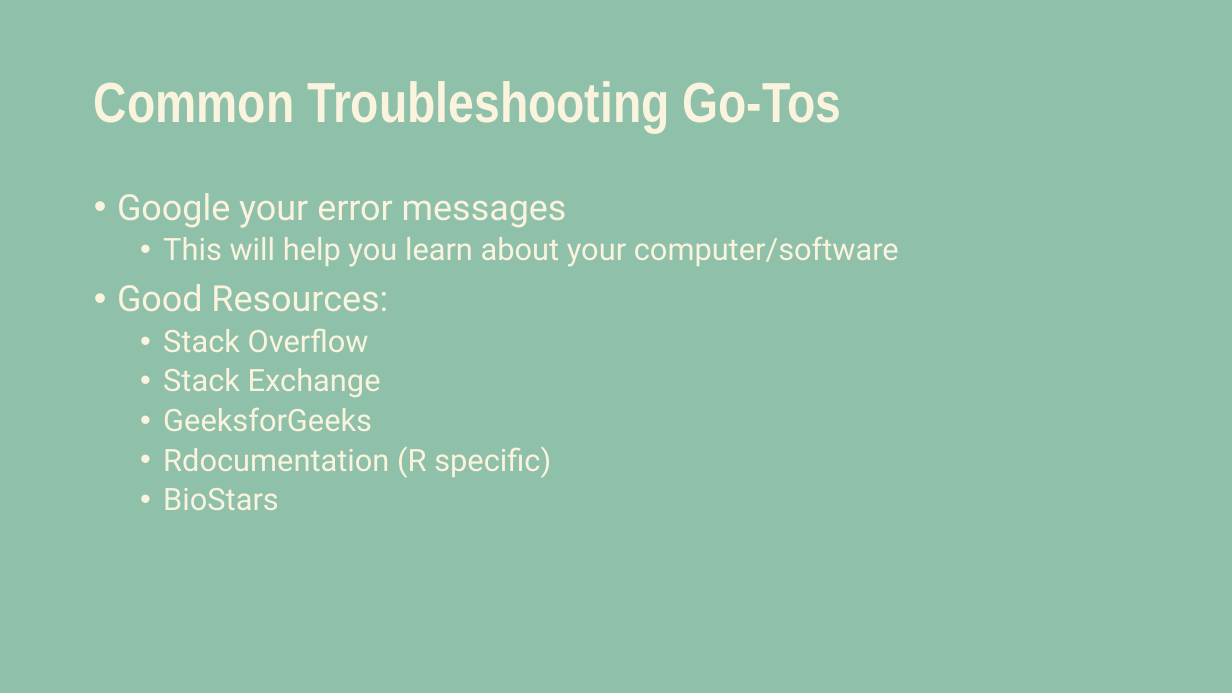
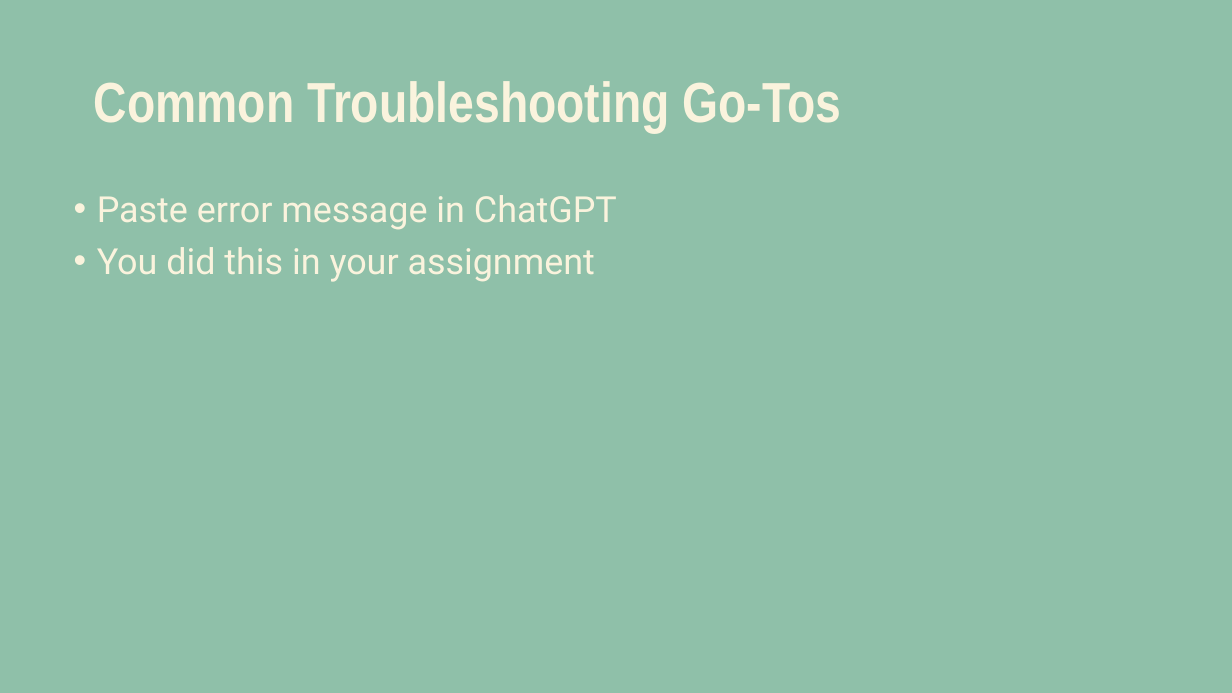
Before and after one commit to xelanola/CM515-course-2025, a slide deck: slide 24 of modules/03_Files_and_Folders/SP25-computationalCMB-FilesAndFolders-Eliud.pptx. Drawn at 1232x693 pixels with LibreOffice and Linux fonts; fonts in the diff are those of the drawing. Boxes give left, top, right and bottom in pixels: in the first picture for what was removed or moved away, otherwise in the second. Text is boxed around its words. In the diff, an @@ line names an element or a change of style, - is before the commit and + after.

Commit message:
updated powerpoint

```diff
--- a/modules/03_Files_and_Folders/SP25-computationalCMB-FilesAndFolders-Eliud.pptx
+++ b/modules/03_Files_and_Folders/SP25-computationalCMB-FilesAndFolders-Eliud.pptx
@@ text at (97,195,617,282): text changed; size 24 to 28 pt @@
-• Google your error messages
-  • This will help you learn about your computer/software
-• Good Resources:
-  • Stack Overflow
-  • Stack Exchange
-  • GeeksforGeeks
-  • Rdocumentation (R specific)
-  • BioStars
+• Paste error message in ChatGPT
+• You did this in your assignment
```
Also in this commit, not shown: 4 other slides changed.
